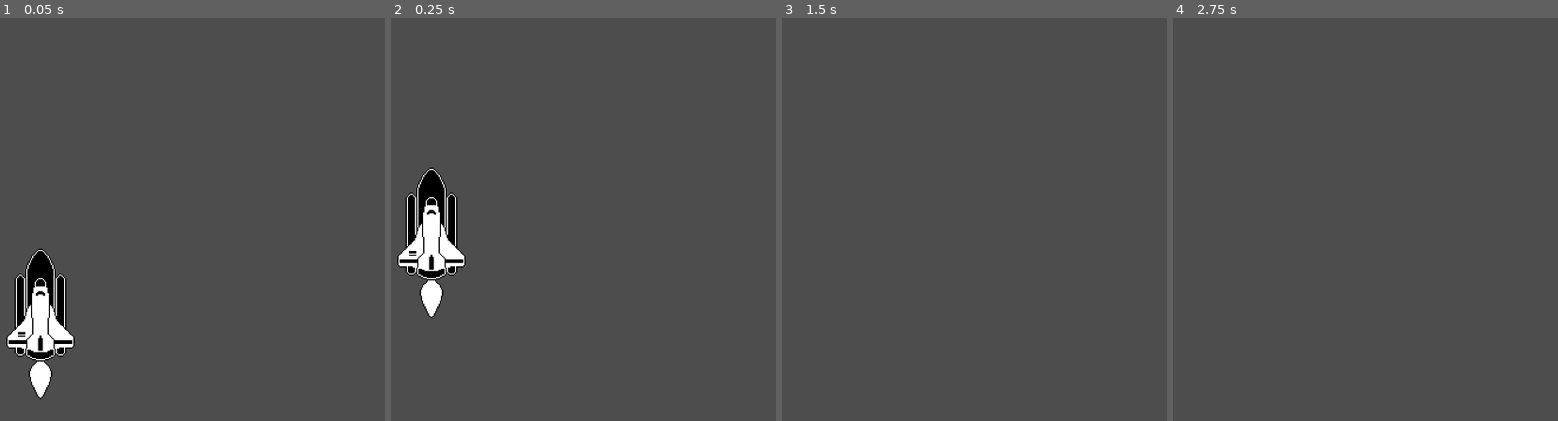
Above: before the commit, frames 1-4 (left to right).
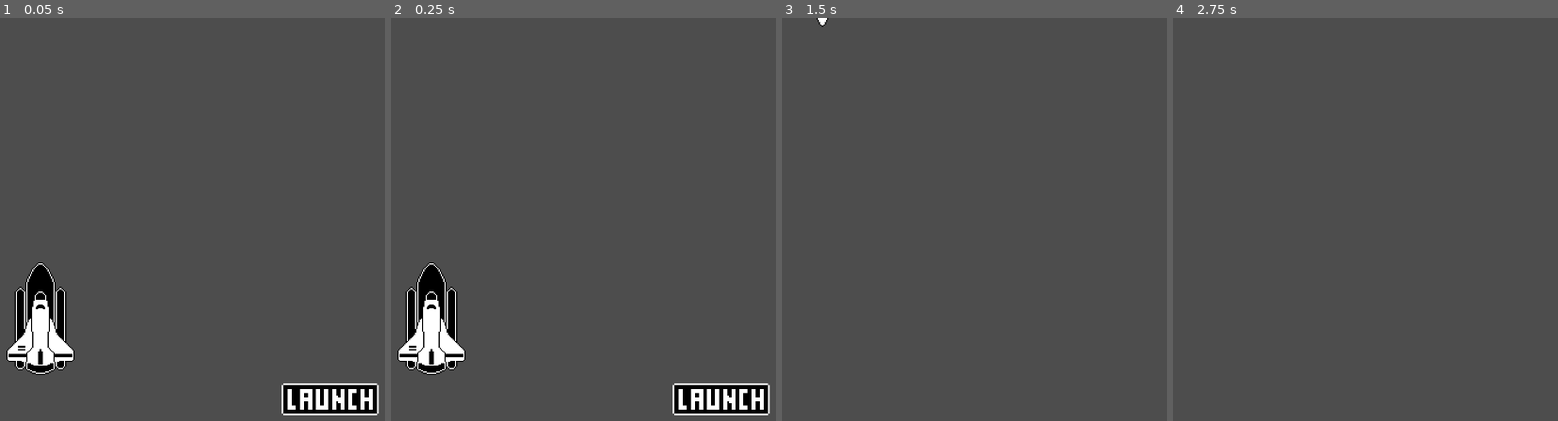
Above: after the commit, the same moments.

Repository: uheartbeast/Rocket-Launch-Godot-4
Game: Godot game, scene res://world.tscn
The game is run twice, just before and just after one commit, with the same random seed, the same clock (stepped at 60 frames per second) and the same inputs.
Inputs (mouse positions are in pixels of both pictures, inside the frame that each line leads up to):
- Up to frame 1 (0.05 s): no input
- Up to frame 2 (0.25 s): no input
- Up to frame 3 (1.5 s): click (1113, 400) at 0.52 s
- Up to frame 4 (2.75 s): tap Enter at 2 s

The runs differ from the first frame. In frame 1, 4.4% of the frame differs, in the area x 1-99%, y 57-99%; in frame 2, 8.1%, in the area x 1-99%, y 37-99%; in frame 3, less than 0.1%; in frame 4, nothing differs.

Commit message:
Texture Button + Signals

Diff:
--- a/world.gd
+++ b/world.gd
@@ -1,6 +1,10 @@
 extends Node2D
 
 @onready var animation_player = $AnimationPlayer
+@onready var launch_button = $LaunchButton
+@onready var rocket_flare = $Rocket/RocketFlare
 
-func _ready():
+func _on_launch_button_button_down():
 	animation_player.play("launch")
+	launch_button.hide()
+	rocket_flare.show()
--- a/world.tscn
+++ b/world.tscn
@@ -1,8 +1,9 @@
-[gd_scene load_steps=7 format=3 uid="uid://vffxl5twqbbf"]
+[gd_scene load_steps=8 format=3 uid="uid://vffxl5twqbbf"]
 
 [ext_resource type="Texture2D" uid="uid://dr62htu7io6hh" path="res://rocket_ship.png" id="1_exyui"]
 [ext_resource type="Script" path="res://world.gd" id="1_tofk4"]
 [ext_resource type="Texture2D" uid="uid://cq072i8rka48t" path="res://rocket_ship_launch.png" id="3_bxogh"]
+[ext_resource type="Texture2D" uid="uid://dnbq3utafwbi8" path="res://launch_button.png" id="4_2h6vy"]
 
 [sub_resource type="Animation" id="Animation_lyyr2"]
 resource_name = "launch"
@@ -49,6 +50,7 @@
 texture = ExtResource("1_exyui")
 
 [node name="RocketFlare" type="Sprite2D" parent="Rocket"]
+visible = false
 position = Vector2(0, 16)
 texture = ExtResource("3_bxogh")
 
@@ -56,3 +58,13 @@
 libraries = {
 "": SubResource("AnimationLibrary_cda1o")
 }
+
+[node name="LaunchButton" type="TextureButton" parent="."]
+offset_left = 1049.0
+offset_top = 622.0
+offset_right = 1216.0
+offset_bottom = 677.0
+texture_normal = ExtResource("4_2h6vy")
+stretch_mode = 5
+
+[connection signal="button_down" from="LaunchButton" to="." method="_on_launch_button_button_down"]
